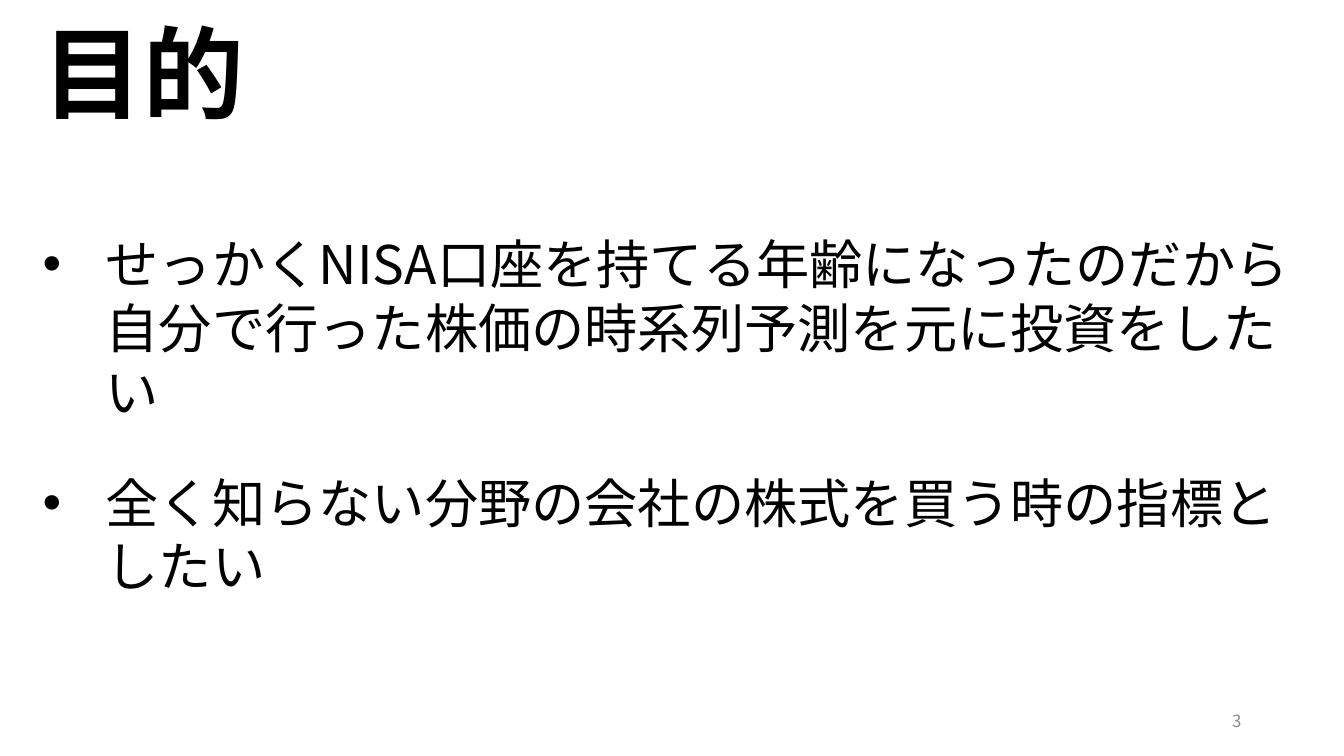
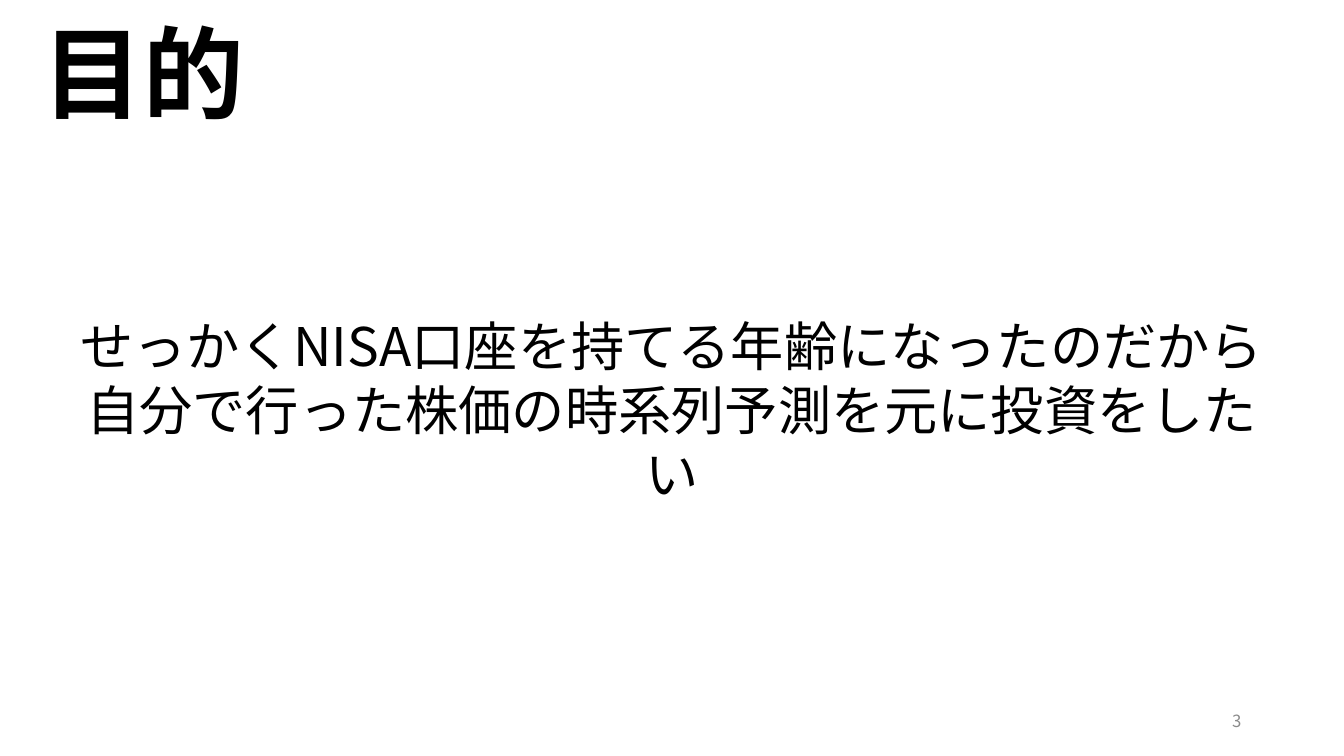
Before and after one commit to ryoww/PBL_stock, a slide deck: slide 3 of 最終報告.pptx. Drawn at 1344x756 pixels with LibreOffice and Linux fonts; fonts in the diff are those of the drawing. Boxes give left, top, right and bottom in pixels: in the first picture for what was removed or moved away, otherwise in the second. Text is boxed around its words. In the diff, an @@ line names an element or a change of style, - is before the commit and + after.

```diff
--- a/最終報告.pptx
+++ b/最終報告.pptx
@@ text at (80,321,1263,435): text changed @@
-• せっかくNISA口座を持てる年齢になったのだから自分で行った株価の時系列予測を元に投資をしたい
-• 全く知らない分野の会社の株式を買う時の指標としたい
+せっかくNISA口座を持てる年齢になったのだから
+自分で行った株価の時系列予測を元に投資をしたい
```
Also in this commit, not shown: 11 other slides changed, 6 slides added, 1 slide removed, 1 other file.
